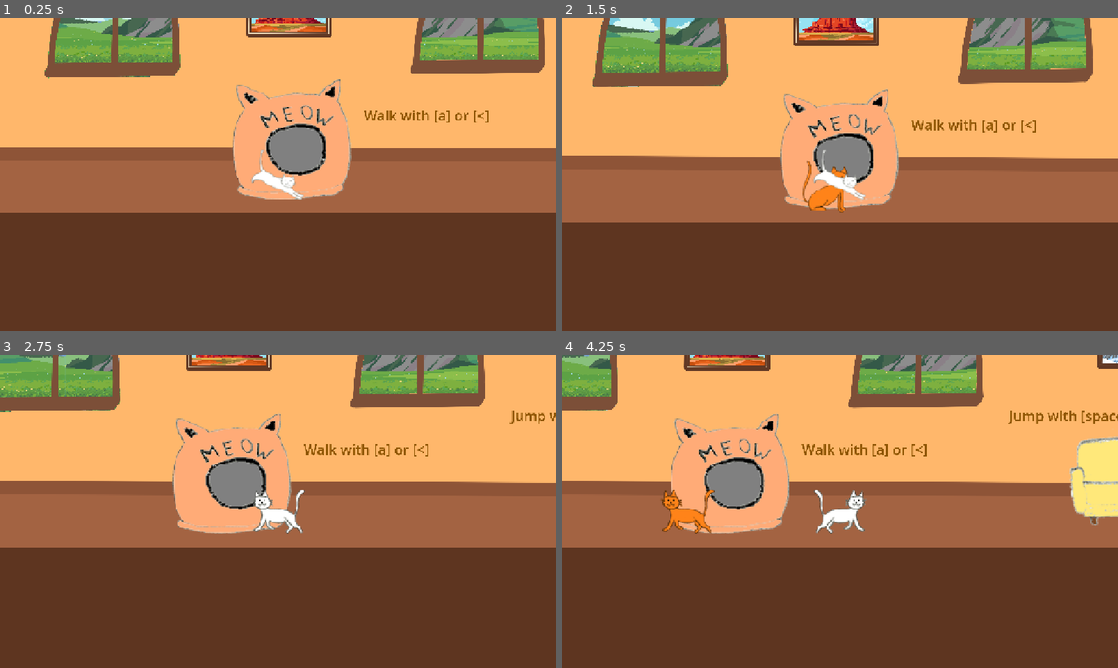
Above: before the commit, frames 1-4 (two rows, left to right).
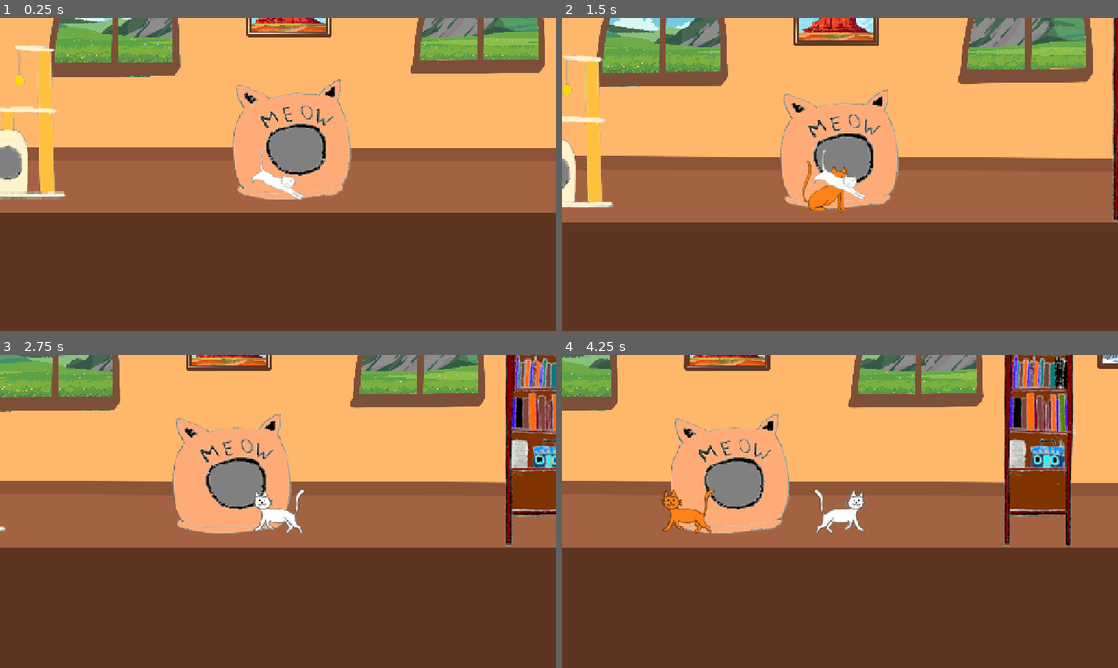
Above: after the commit, the same moments.

Repository: Fantasiel/GameJam25
Game: Godot game, scene res://scenes/levels/level5/level5.tscn
Same seed, same stepped clock (60 frames per second), same inputs: the game is played once before the commit and once after it. This scene is started directly instead of the project's main scene.
Inputs:
- Up to frame 1 (0.25 s): no input
- Up to frame 2 (1.5 s): hold Right (move_right) from 0.53 s (still down); tap F (interact) at 0.6 s; tap Space (jump) at 0.77 s; tap Ctrl (replay) at 1.35 s
- Up to frame 3 (2.75 s): tap Space (jump) at 1.52 s; release Right (move_right) at 2.03 s; hold Left (move_left) from 2.03 s (still down); tap F (interact) at 2.1 s
- Up to frame 4 (4.25 s): release Left (move_left) at 2.78 s; hold Right (move_right) from 2.78 s (still down); tap Ctrl (replay) at 2.85 s; tap Space (jump) at 3.02, 3.77 s; tap F (interact) at 3.6 s

The runs differ from the first frame. In frame 1, 3.0% of the frame differs, in the area x 0-88%, y 8-58%; in frame 2, 2.9%; in frame 3, 5.1%; in frame 4, 8.9%, in the area x 43-100%, y 0-62%.

Commit message:
level 3/5

Diff:
--- a/scenes/levels/level3/level3.tscn
+++ b/scenes/levels/level3/level3.tscn
@@ -143,7 +143,7 @@
 offset_bottom = 112.0
 theme_override_colors/font_color = Color(0.551197, 0.32836, 8.66354e-07, 1)
 theme_override_font_sizes/font_size = 64
-text = "Use your deja meow"
+text = "Use your deja meow [r]"
 
 [node name="Victory" parent="." instance=ExtResource("3_mguho")]
 scale = Vector2(3.13876, 3.0394)
--- a/scenes/levels/level5/level5.tscn
+++ b/scenes/levels/level5/level5.tscn
@@ -9,7 +9,10 @@
 [ext_resource type="Texture2D" uid="uid://bo8xwxqad2txg" path="res://art/Livingroom_1.png" id="4_n1v7q"]
 [ext_resource type="PackedScene" uid="uid://dkun70gn58oxj" path="res://scenes/levels/objects/tuna/tuna.tscn" id="4_qp3x7"]
 [ext_resource type="Texture2D" uid="uid://dfjqyhvro06dn" path="res://art/Furniture/CatBed1.png" id="6_vdg2u"]
-[ext_resource type="PackedScene" uid="uid://g71yukpscseg" path="res://scenes/levels/objects/couch/couch.tscn" id="7_8060c"]
+[ext_resource type="PackedScene" uid="uid://dp8mnlg73k6hh" path="res://scenes/levels/objects/bookshelve/bookshelve.tscn" id="10_l7hbl"]
+[ext_resource type="PackedScene" uid="uid://blnqe02c44phg" path="res://scenes/levels/objects/coathanger/coathanger.tscn" id="11_n1v7q"]
+[ext_resource type="PackedScene" uid="uid://xvqxblj6w22l" path="res://scenes/levels/objects/cattree1/cattree1.tscn" id="12_vdg2u"]
+[ext_resource type="PackedScene" uid="uid://c08lym56rf8eu" path="res://scenes/levels/objects/water_2/water_2.tscn" id="13_n1v7q"]
 
 [sub_resource type="WorldBoundaryShape2D" id="WorldBoundaryShape2D_phhxm"]
 distance = -312.0
@@ -117,6 +120,13 @@
 position = Vector2(-8, 459.5)
 shape = SubResource("RectangleShape2D_256we")
 
+[node name="WindowC" type="StaticBody2D" parent="BackgroundWall"]
+position = Vector2(3626, 308)
+
+[node name="CollisionShape2D" type="CollisionShape2D" parent="BackgroundWall/WindowC"]
+position = Vector2(2685, 477)
+shape = SubResource("RectangleShape2D_256we")
+
 [node name="CatAndGhost" parent="." instance=ExtResource("2_5jqg7")]
 position = Vector2(-147, 316)
 
@@ -128,32 +138,26 @@
 scale = Vector2(4.41154, 4.41154)
 texture = ExtResource("6_vdg2u")
 
-[node name="Couch" parent="." instance=ExtResource("7_8060c")]
-position = Vector2(1912, 460)
-scale = Vector2(5.04183, 5.04183)
-
 [node name="Tuna" parent="." instance=ExtResource("4_qp3x7")]
-position = Vector2(2929, 362)
+position = Vector2(3988, 403)
 scale = Vector2(3, 3)
-
-[node name="WalkLabel" type="Label" parent="."]
-offset_left = 247.0
-offset_top = 57.0
-offset_right = 742.0
-offset_bottom = 145.0
-theme_override_colors/font_color = Color(0.551197, 0.32836, 8.66354e-07, 1)
-theme_override_font_sizes/font_size = 64
-text = "Walk with [a] or [<]"
-
-[node name="JumpLabel" type="Label" parent="."]
-offset_left = 1201.0
-offset_top = -97.0
-offset_right = 1751.0
-offset_bottom = -9.0
-theme_override_colors/font_color = Color(0.551197, 0.32836, 8.66354e-07, 1)
-theme_override_font_sizes/font_size = 64
-text = "Jump with [space]"
 
 [node name="Victory" parent="." instance=ExtResource("3_5ojys")]
 scale = Vector2(3, 3)
 next_scene = ExtResource("3_5jqg7")
+
+[node name="StaticBody2D" parent="." instance=ExtResource("10_l7hbl")]
+position = Vector2(1335, 545)
+scale = Vector2(5.53707, 5.53707)
+
+[node name="StaticBody2D" parent="StaticBody2D" instance=ExtResource("11_n1v7q")]
+position = Vector2(161.457, 3.07022)
+scale = Vector2(0.965893, 0.965893)
+
+[node name="Cattree1" parent="." instance=ExtResource("12_vdg2u")]
+position = Vector2(-1331, 503)
+scale = Vector2(6.24855, 6.24855)
+
+[node name="Water" parent="." instance=ExtResource("13_n1v7q")]
+position = Vector2(3055, 423)
+scale = Vector2(6.81494, 3.8434)
Not shown: 1 places in scenes/levels/level5/level5.tscn that only renumber resources
